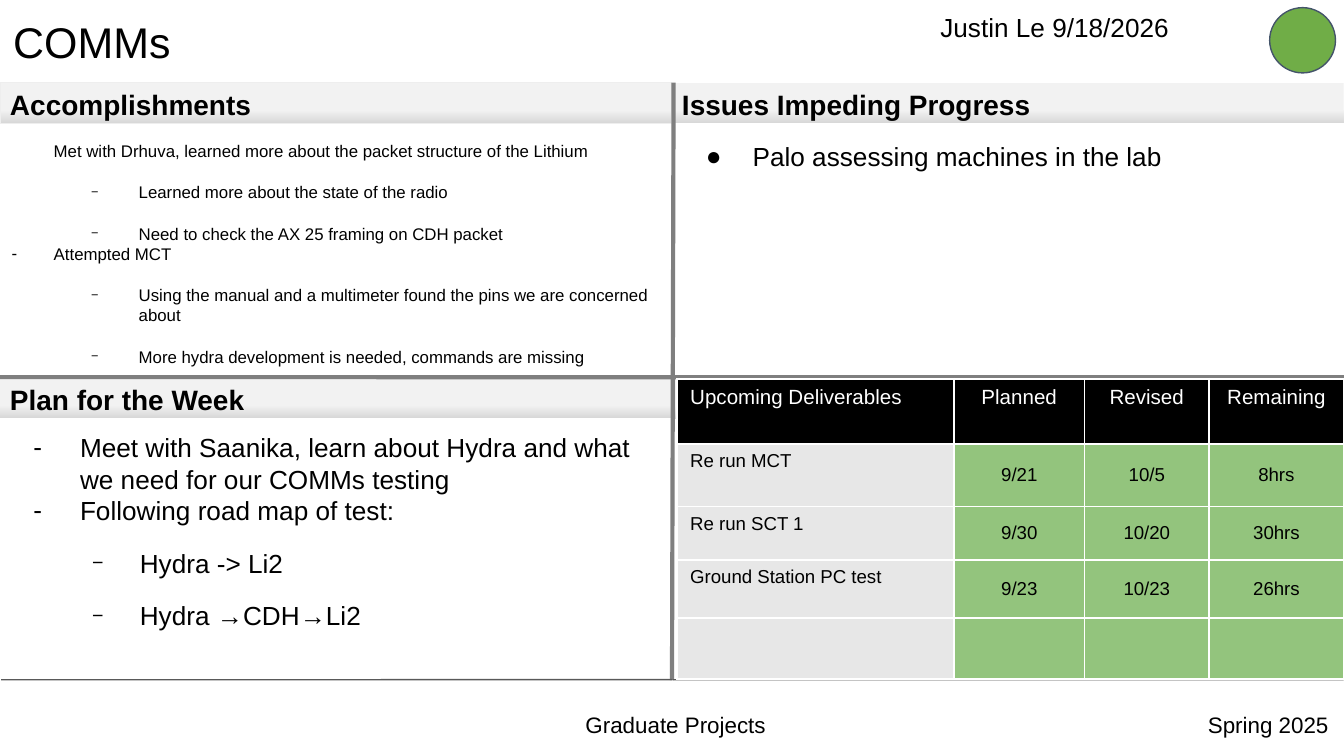
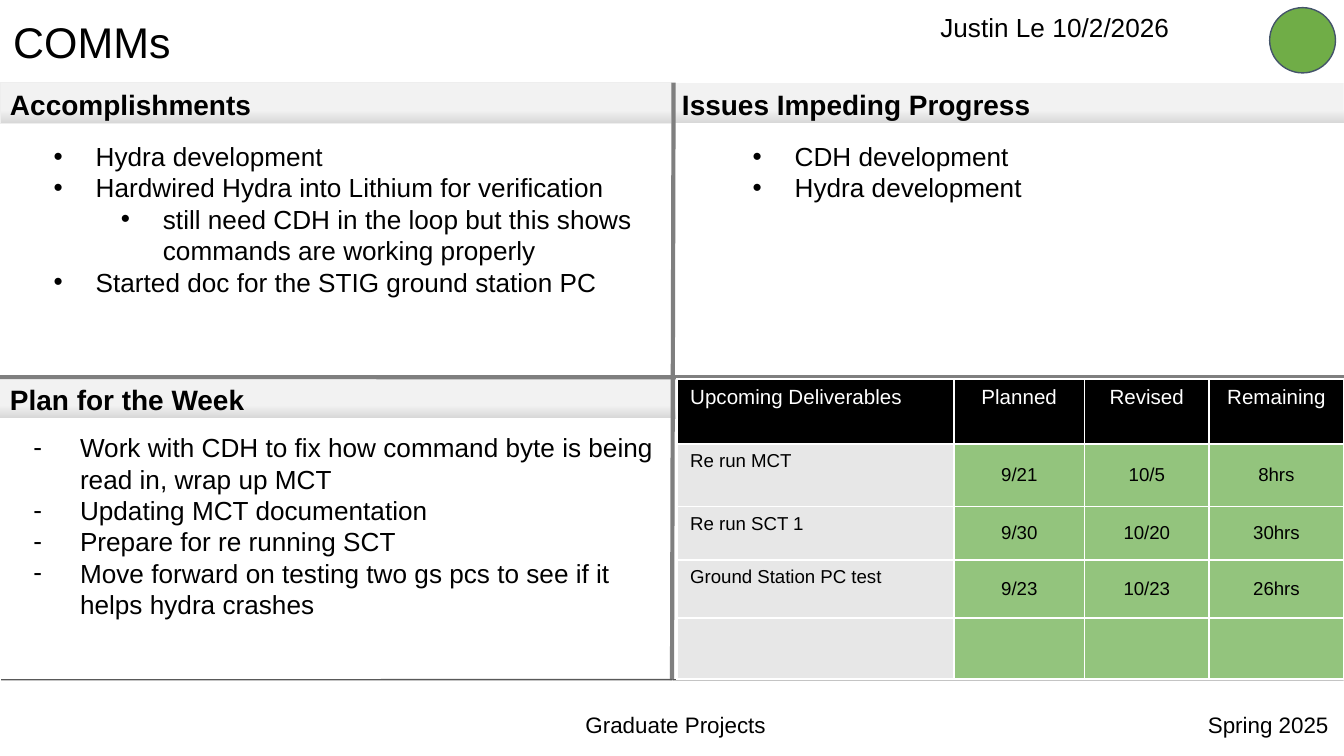
Before and after one commit to jle9090/Grad1Notes, a slide deck: slide 1 of SWARM-EX/Planning/COMMS-Quad_Chart_JustinLe S25.pptx. Drawn at 1344x756 pixels with LibreOffice and Linux fonts; fonts in the diff are those of the drawing; background and template pictures are left out. Boxes give left, top, right and bottom in pixels: in the first picture for what was removed or moved away, otherwise in the second. Text is boxed around its words. In the diff, an @@ line names an element or a change of style, - is before the commit and + after.

```diff
--- a/SWARM-EX/Planning/COMMS-Quad_Chart_JustinLe S25.pptx
+++ b/SWARM-EX/Planning/COMMS-Quad_Chart_JustinLe S25.pptx
@@ title at (x1=940, y1=18, x2=1168, y2=38): text changed @@
-Justin Le 9/18/2026
+Justin Le 10/2/2026
@@ text at (x1=96, y1=147, x2=631, y2=297): text changed; size 9 to 14 pt @@
-Met with Drhuva, learned more about the packet structure of the Lithium
-  − Learned more about the state of the radio
-  − Need to check the AX 25 framing on CDH packet
-– Attempted MCT
-  − Using the manual and a multimeter found the pins we are concerned about
-  − More hydra development is needed, commands are missing
+• Hydra development
+• Hardwired Hydra into Lithium for verification
+  • still need CDH in the loop but this shows commands are working properly
+• Started doc for the STIG ground station PC
@@ text at (x1=795, y1=147, x2=1022, y2=203): text changed @@
-● Palo assessing machines in the lab
+• CDH development
+• Hydra development
@@ text at (x1=80, y1=438, x2=652, y2=620): text changed @@
-– Meet with Saanika, learn about Hydra and what we need for our COMMs testing
-– Following road map of test:
-  − Hydra -> Li2
-  − Hydra →CDH→Li2
+– Work with CDH to fix how command byte is being read in, wrap up MCT
+– Updating MCT documentation
+– Prepare for re running SCT
+– Move forward on testing two gs pcs to see if it helps hydra crashes
```
Also in this commit, not shown: 1 slide added, 4 other files.
